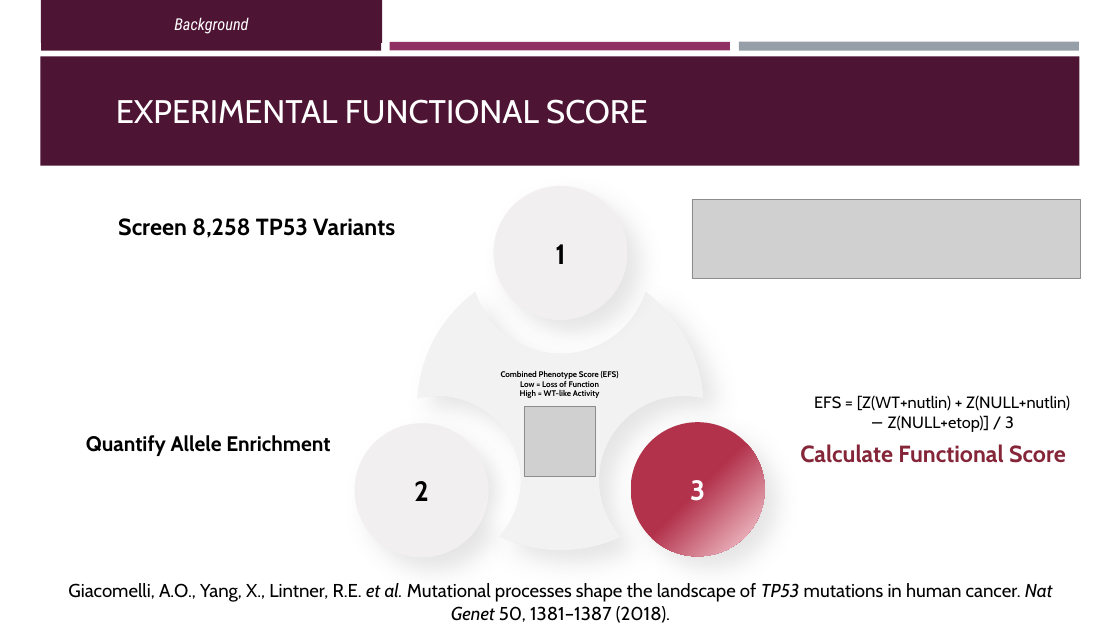
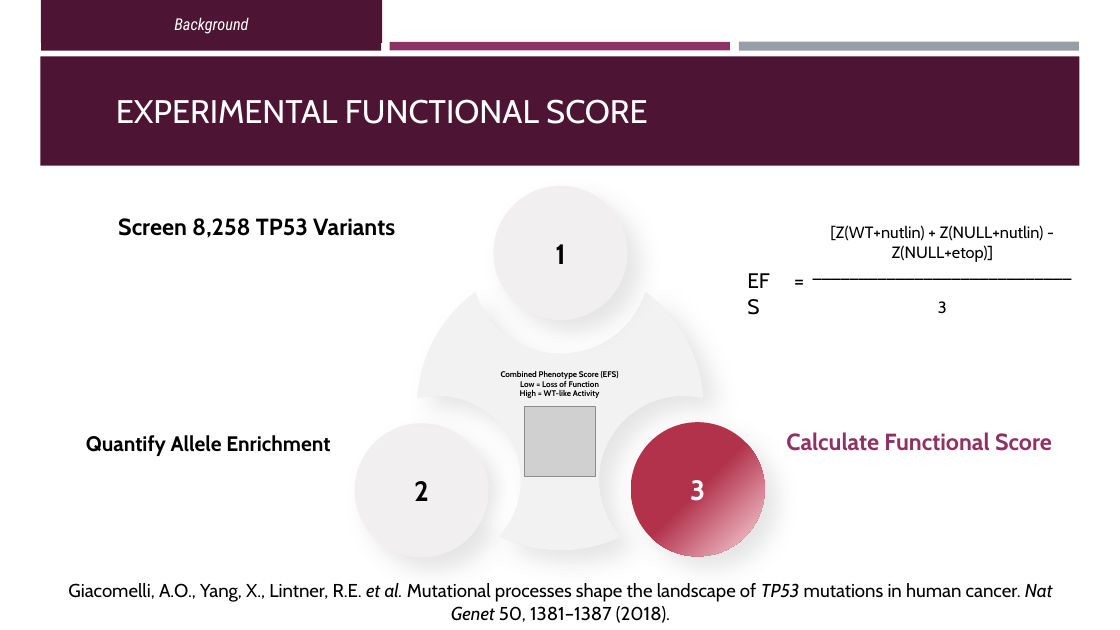
Before and after one commit to OrnitB/cancer_bioinformatics, a slide deck: slide 6 of project/project_background/Final Project Presentation - Ornit Bhonkar 2026.pptx. Drawn at 1120x630 pixels with LibreOffice and Linux fonts; fonts in the diff are those of the drawing; grey boxes stand for pictures. Boxes give left, top, right and bottom in pixels: in the first picture for what was removed or moved away, otherwise in the second. Text is boxed around its words. In the diff, an @@ line names an element or a change of style, - is before the commit and + after.

```diff
--- a/project/project_background/Final Project Presentation - Ornit Bhonkar 2026.pptx
+++ b/project/project_background/Final Project Presentation - Ornit Bhonkar 2026.pptx
@@ picture removed at [692, 199, 1081, 278] @@
@@ text at [830, 225, 1044, 262]: text changed @@
-EFS = [Z(WT+nutlin) + Z(NULL+nutlin) − Z(NULL+etop)] / 3
+[Z(WT+nutlin) + Z(NULL+nutlin) - Z(NULL+etop)]
+____________________________
+3
@@ text added at [786, 264, 815, 297], 18 pt, text #000000 @@
+=
@@ text "Calculate Functional Score": place and size @@
-text "Calculate Functional Score" at [800, 444, 1066, 463]
+text "Calculate Functional Score" at [786, 432, 1052, 451]
@@ text "Calculate Functional Score" at [786, 432, 1052, 451]: text colour #852638 to #903063 @@
```
Also in this commit, not shown: 8 other slides changed, 4 slides removed, 5 other files.
